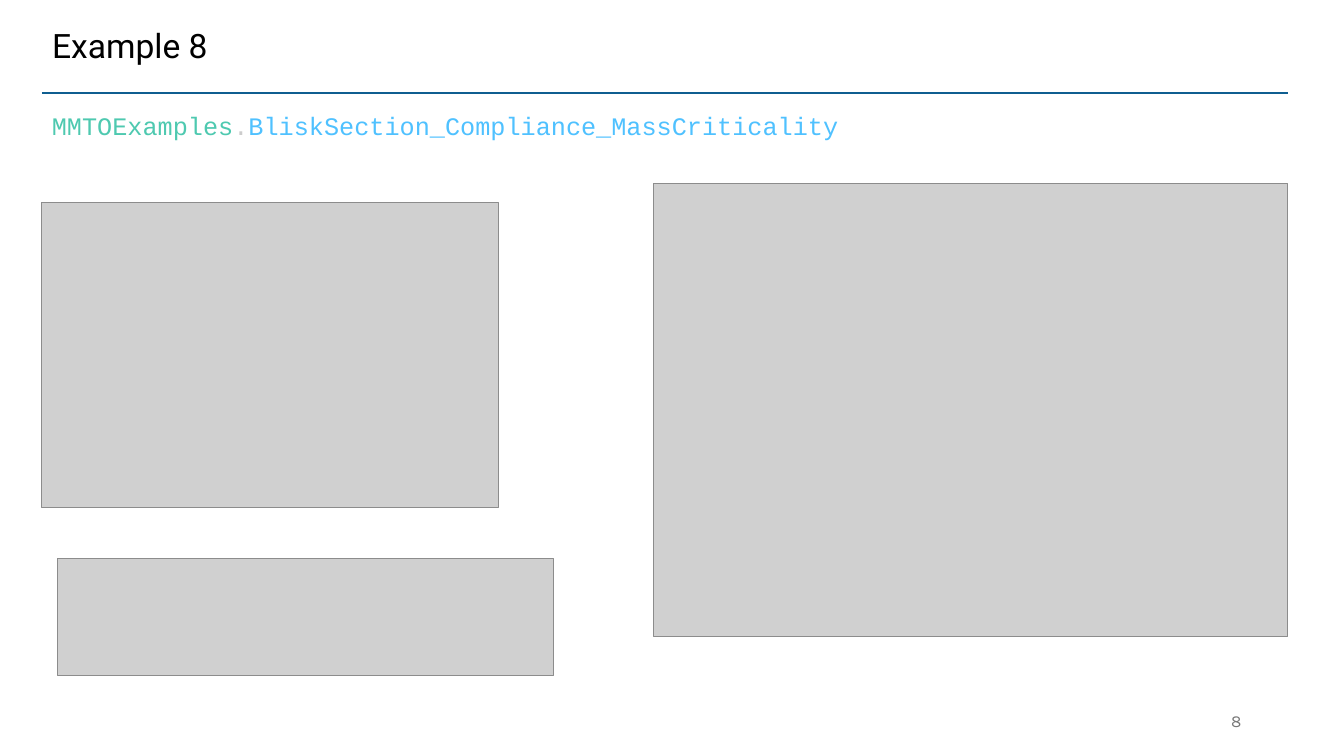
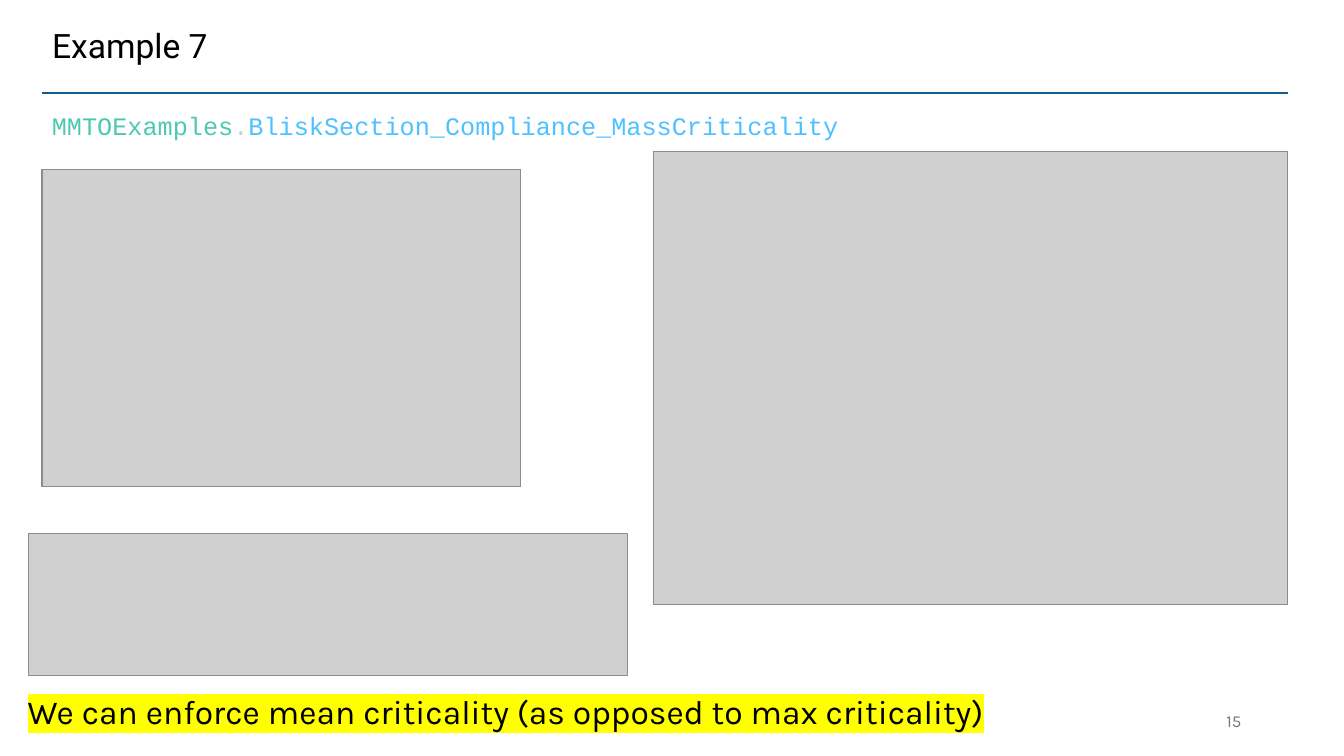
Before and after one commit to UW-ERSL/METALS, a slide deck: slide 15 of Slides/MMTOResults.pptx (slide 8 before the commit). Drawn at 1344x756 pixels with LibreOffice and Linux fonts; fonts in the diff are those of the drawing; grey boxes stand for pictures. Boxes give left, top, right and bottom in pixels: in the first picture for what was removed or moved away, otherwise in the second. Text is boxed around its words. In the diff, an @@ line names an element or a change of style, - is before the commit and + after.

Commit message:
Testing various examples

```diff
--- a/Slides/MMTOResults.pptx
+++ b/Slides/MMTOResults.pptx
@@ title at <box>52,32,208,65</box>: text changed @@
-Example 8
+Example 7
@@ picture: place and size @@
-picture at <box>42,203,499,508</box>
+picture at <box>42,169,521,487</box>
@@ picture: place and size @@
-picture at <box>654,184,1289,637</box>
+picture at <box>654,151,1289,605</box>
@@ picture: place and size @@
-picture at <box>58,559,555,676</box>
+picture at <box>28,533,627,676</box>
@@ text added at <box>28,700,984,733</box>, 24 pt, text #000000 @@
+We can enforce mean criticality (as opposed to max criticality)
@@ page number at <box>1226,716,1241,727</box>: text changed @@
-8
+15
```
Also in this commit, not shown: 7 other slides changed, 8 slides added, 1 slide removed, 27 other files.
